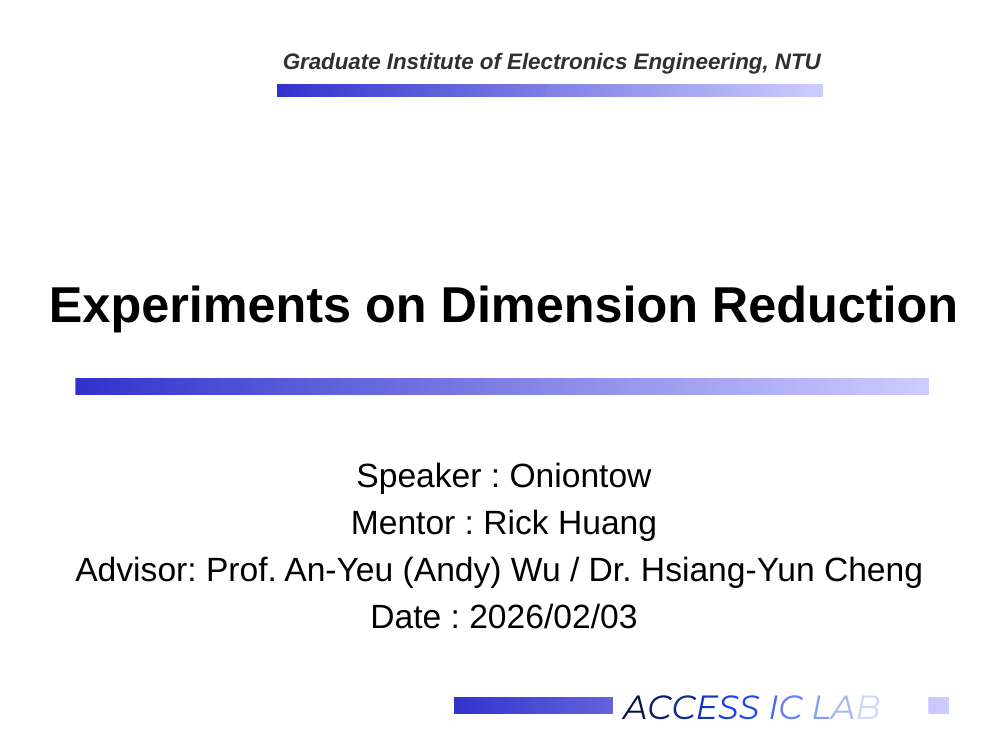
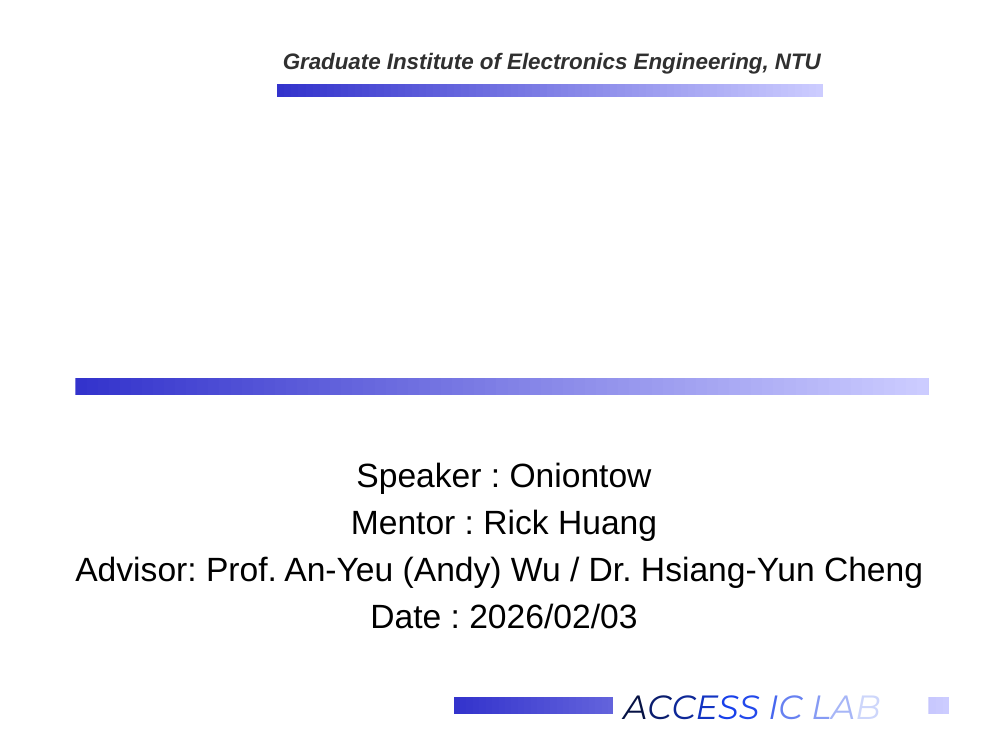
Before and after one commit to Oniontow/AndyWu_Project, a slide deck: slide 1 of ppt_mxic/MXIC_20260223.pptx. Drawn at 1008x756 pixels with LibreOffice and Linux fonts; fonts in the diff are those of the drawing; background and template pictures are left out. Boxes give left, top, right and bottom in pixels: in the first picture for what was removed or moved away, otherwise in the second. Text is boxed around its words. In the diff, an @@ line names an element or a change of style, - is before the commit and + after.

```diff
--- a/ppt_mxic/MXIC_20260223.pptx
+++ b/ppt_mxic/MXIC_20260223.pptx
@@ title removed at (49, 285, 958, 332) @@
-Experiments on Dimension Reduction
```
Also in this commit, not shown: 2 other slides changed, 3 slides added.
